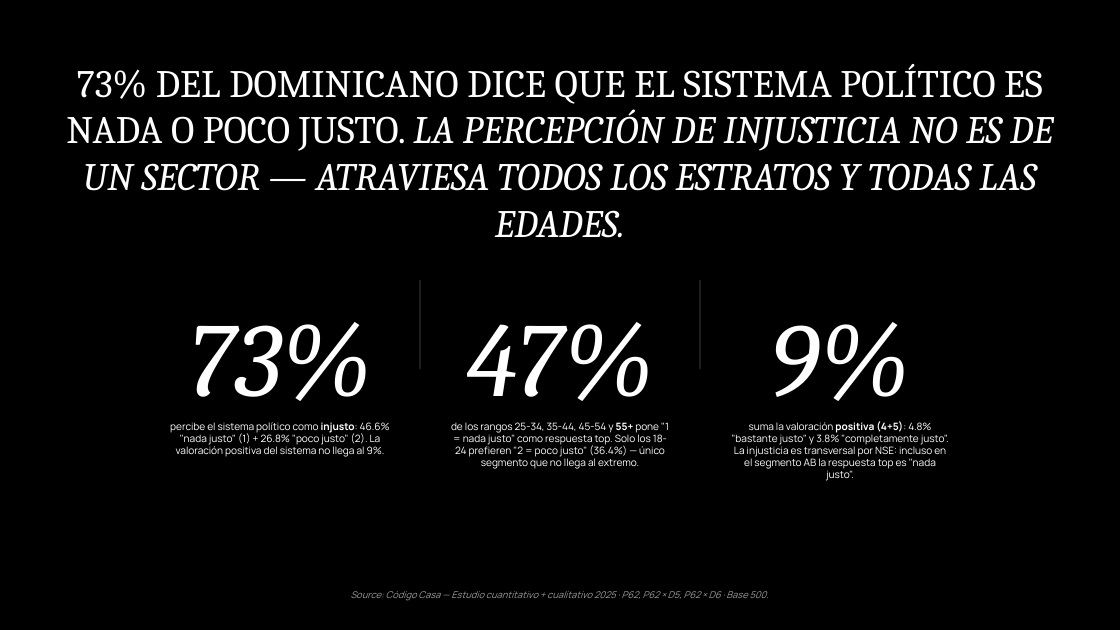
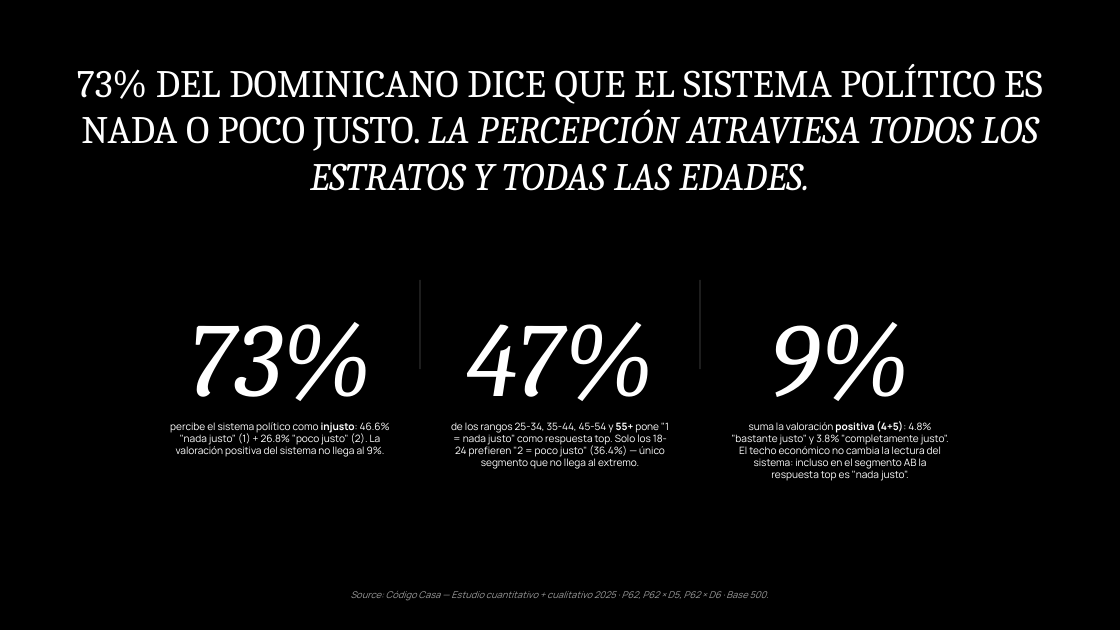
Before and after one commit to jeremyninja/c-digocasa-cerebro, a slide deck: slide 18 of Agentes Hallazgos/opiniones-politicas-deck-flat.pptx. Drawn at 1120x630 pixels with LibreOffice and Linux fonts; fonts in the diff are those of the drawing. Boxes give left, top, right and bottom in pixels: in the first picture for what was removed or moved away, otherwise in the second. Text is boxed around its words. In the diff, an @@ line names an element or a change of style, - is before the commit and + after.

```diff
--- a/Agentes Hallazgos/opiniones-politicas-deck-flat.pptx
+++ b/Agentes Hallazgos/opiniones-politicas-deck-flat.pptx
@@ text at box(77, 64, 1043, 191): text changed; italic off @@
-73% DEL DOMINICANO DICE QUE EL SISTEMA POLÍTICO ES NADA O POCO JUSTO. LA PERCEPCIÓN DE INJUSTICIA NO ES DE UN SECTOR — ATRAVIESA TODOS LOS ESTRATOS Y TODAS LAS EDADES.
+73% DEL DOMINICANO DICE QUE EL SISTEMA POLÍTICO ES NADA O POCO JUSTO. LA PERCEPCIÓN ATRAVIESA TODOS LOS ESTRATOS Y TODAS LAS EDADES.
@@ text at box(732, 421, 949, 481): text changed @@
-suma la valoración positiva (4+5): 4.8% "bastante justo" y 3.8% "completamente justo". La injusticia es transversal por NSE: incluso en el segmento AB la respuesta top es "nada justo".
+suma la valoración positiva (4+5): 4.8% "bastante justo" y 3.8% "completamente justo". El techo económico no cambia la lectura del sistema: incluso en el segmento AB la respuesta top es "nada justo".
```
Also in this commit, not shown: 8 other slides changed, 17 other files.
